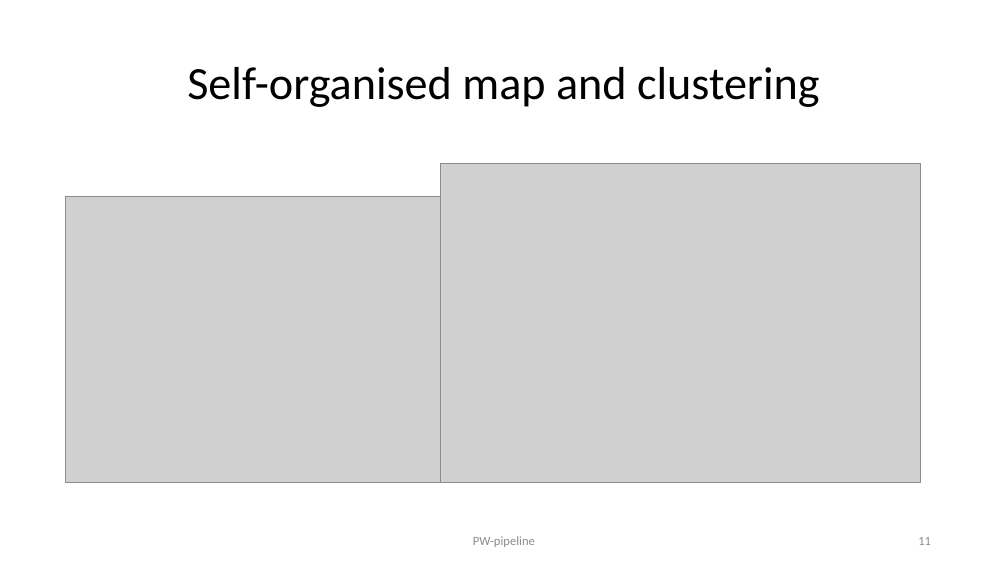
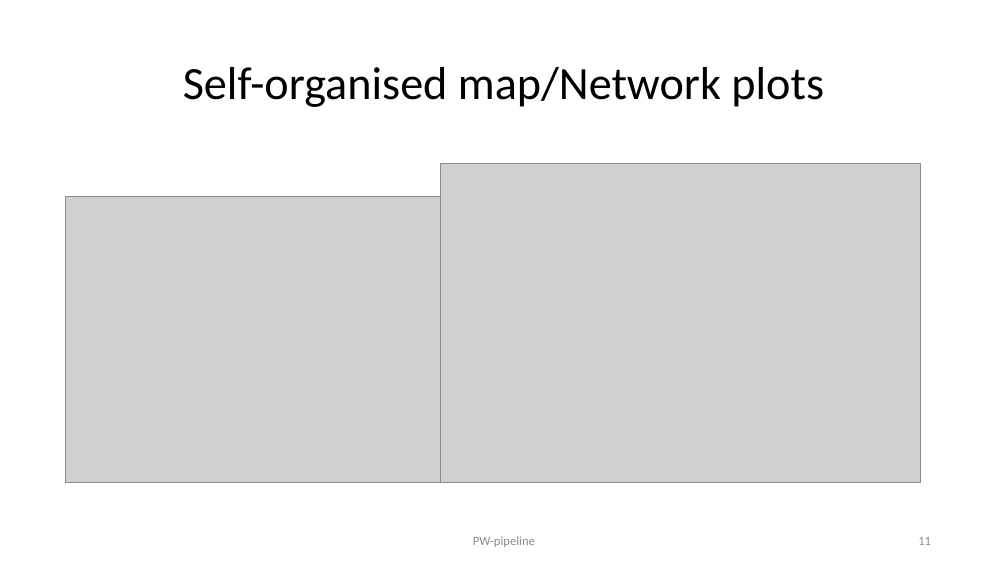
Before and after one commit to jinghuazhao/PW-pipeline, a slide deck: slide 11 of README.pptx. Drawn at 1008x567 pixels with LibreOffice and Linux fonts; fonts in the diff are those of the drawing; grey boxes stand for pictures. Boxes give left, top, right and bottom in pixels: in the first picture for what was removed or moved away, otherwise in the second. Text is boxed around its words. In the diff, an @@ line names an element or a change of style, - is before the commit and + after.

```diff
--- a/README.pptx
+++ b/README.pptx
@@ title at [183, 67, 824, 107]: text changed @@
-Self-organised map and clustering
+Self-organised map/Network plots
```
Also in this commit, not shown: 1 slide added.
